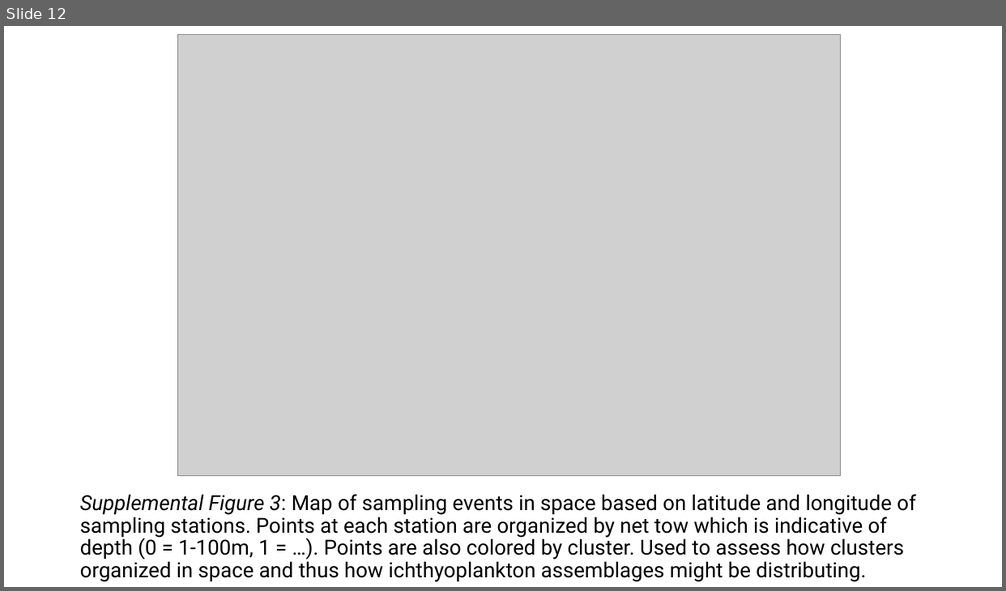
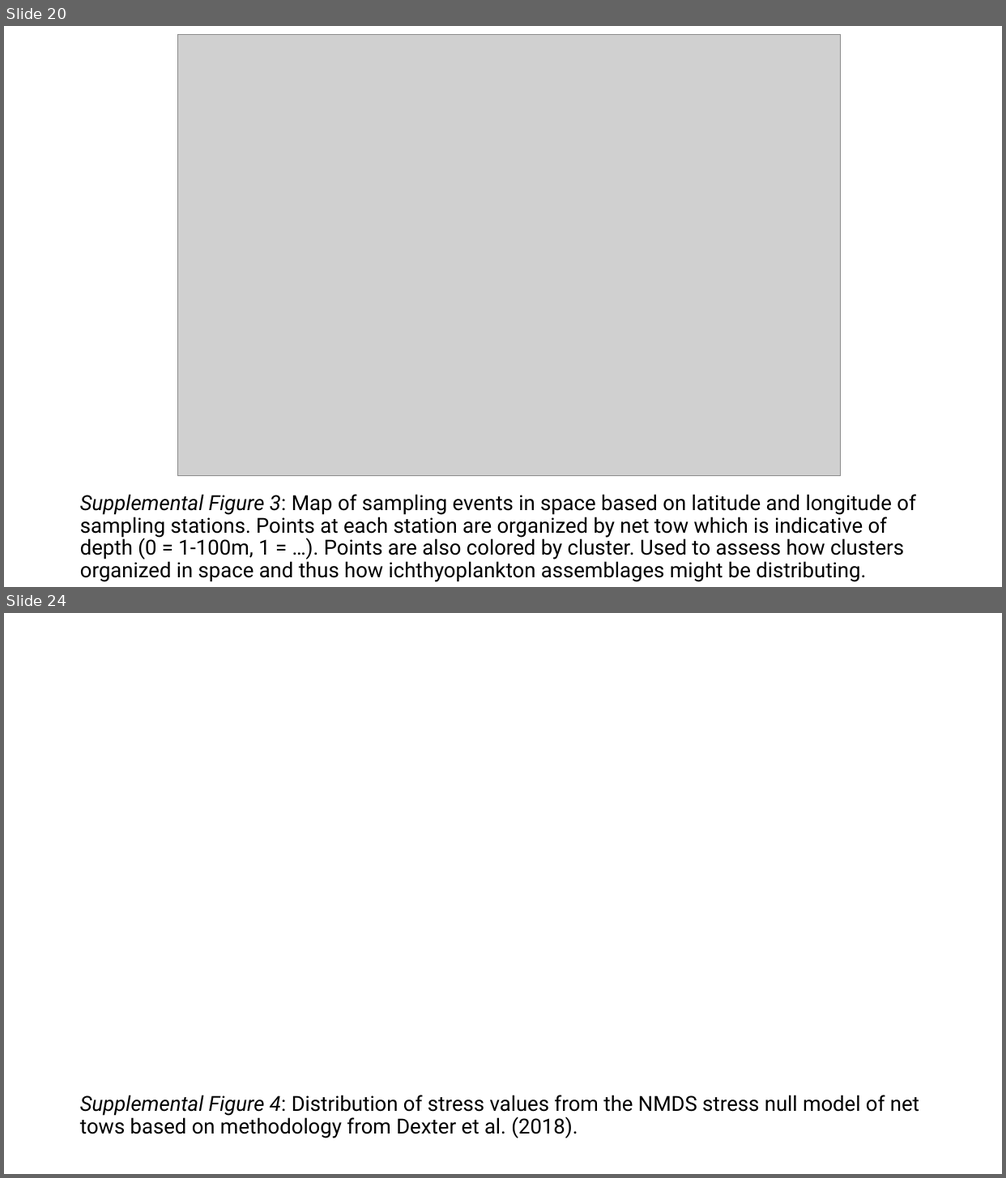
Before and after one commit to LukeABobay/larval-fish-community-analysis, a slide deck: Project Figures and Tables in order.pptx. Shown one above the other, each under a label of ours: slide 12 before the commit, slides 20 and 24 after it; the slides between them are not shown. The pictures are 1006x591 and 1006x1178 pixels, drawn with LibreOffice and Linux fonts; fonts in the diff are those of the drawing; grey boxes stand for pictures. Boxes give left, top, right and bottom in pixels: in the first picture for what was removed or moved away, otherwise in the second. Text is boxed around its words. In the diff, an @@ line names an element or a change of style, - is before the commit and + after.

Commit message:
updates to checklist, outline, and powerpoint based on recent progress

```diff
--- a/Project Figures and Tables in order.pptx
+++ b/Project Figures and Tables in order.pptx
@@ slide 24 added at (4,613,1002,1174), background #FFFFFF @@
@@ title added at (80,1095,919,1139), 20 pt, text #000000 @@
+Supplemental Figure 4: Distribution of stress values from the NMDS stress null model of net tows based on methodology from Dexter et al. (2018).
@@ what was slide 12 is now slide 20 @@
```
Also in this commit, not shown: 1 slide changed, 12 other slides added, 1 other file.
